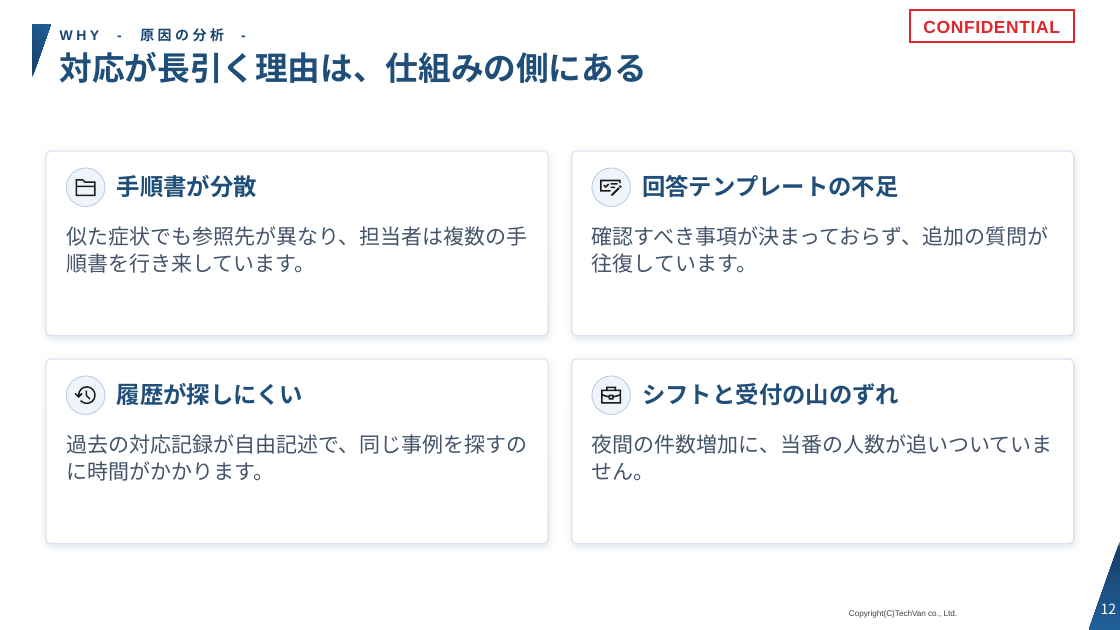
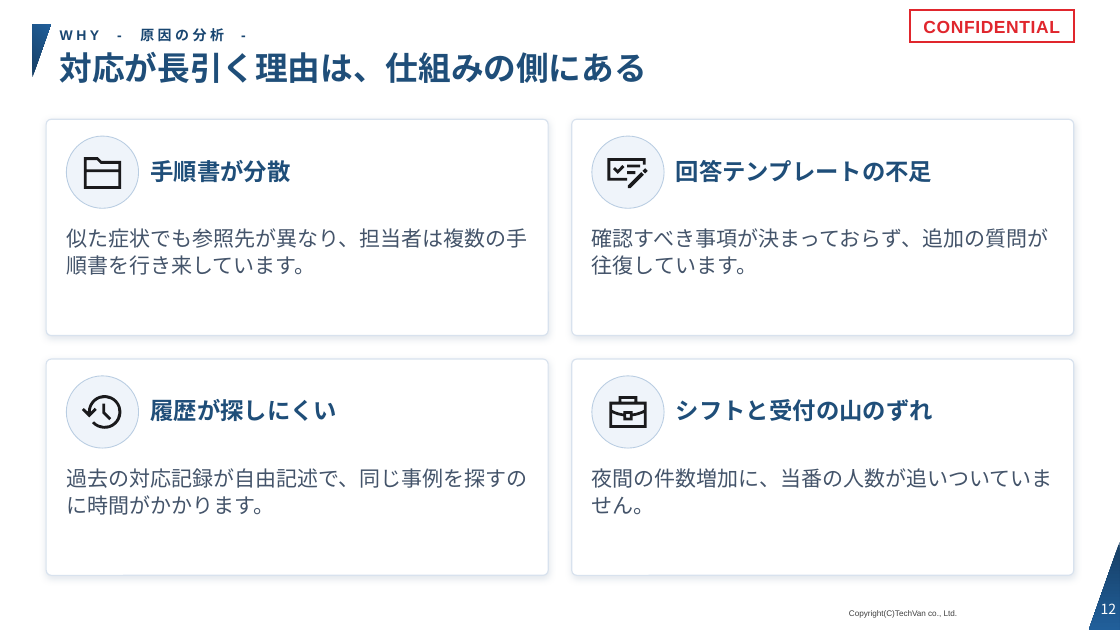
Before and after one commit to Kishi-Satoshi/slide-techvan-dist, a slide deck: slide 12 of plugins/slide-techvan/skills/slide-techvan/examples/catalog-techvan.pptx. Drawn at 1120x630 pixels with LibreOffice and Linux fonts; fonts in the diff are those of the drawing; background and template pictures are left out. Boxes give left, top, right and bottom in pixels: in the first picture for what was removed or moved away, otherwise in the second. Text is boxed around its words. In the diff, an @@ line names an element or a change of style, - is before the commit and + after.

```diff
--- a/plugins/slide-techvan/skills/slide-techvan/examples/catalog-techvan.pptx
+++ b/plugins/slide-techvan/skills/slide-techvan/examples/catalog-techvan.pptx
@@ rounded rectangle: place and size @@
-rounded rectangle at bbox=[46, 151, 549, 336]
+rounded rectangle at bbox=[46, 119, 549, 335]
@@ proportions changed in 4 elements at bbox=[46, 359, 549, 575], bbox=[572, 359, 1075, 575], bbox=[46, 119, 549, 335], bbox=[572, 119, 1075, 335] @@
@@ rounded rectangle: place and size @@
-rounded rectangle at bbox=[572, 151, 1075, 336]
+rounded rectangle at bbox=[572, 119, 1075, 335]
@@ ellipse: place and size @@
-ellipse at bbox=[66, 168, 105, 207]
+ellipse at bbox=[66, 136, 139, 208]
@@ text "手順書が分散": place and size @@
-text "手順書が分散" at bbox=[117, 175, 257, 197]
+text "手順書が分散" at bbox=[150, 160, 290, 182]
@@ ellipse: place and size @@
-ellipse at bbox=[592, 168, 631, 207]
+ellipse at bbox=[592, 136, 665, 208]
@@ text "回答テンプレートの不足": place and size @@
-text "回答テンプレートの不足" at bbox=[642, 175, 898, 197]
+text "回答テンプレートの不足" at bbox=[676, 160, 932, 182]
@@ freeform shape: place and size @@
-freeform shape at bbox=[74, 176, 98, 200]
+freeform shape at bbox=[80, 150, 124, 194]
@@ freeform shape: place and size @@
-freeform shape at bbox=[599, 176, 623, 200]
+freeform shape at bbox=[606, 150, 650, 194]
@@ rounded rectangle: place and size @@
-rounded rectangle at bbox=[46, 360, 549, 544]
+rounded rectangle at bbox=[46, 359, 549, 575]
@@ rounded rectangle: place and size @@
-rounded rectangle at bbox=[572, 360, 1075, 544]
+rounded rectangle at bbox=[572, 359, 1075, 575]
@@ ellipse: place and size @@
-ellipse at bbox=[66, 376, 105, 414]
+ellipse at bbox=[66, 376, 139, 448]
@@ text "履歴が探しにくい": place and size @@
-text "履歴が探しにくい" at bbox=[117, 383, 303, 405]
+text "履歴が探しにくい" at bbox=[150, 399, 336, 421]
@@ ellipse: place and size @@
-ellipse at bbox=[592, 376, 631, 414]
+ellipse at bbox=[592, 376, 665, 448]
@@ text "シフトと受付の山のずれ": place and size @@
-text "シフトと受付の山のずれ" at bbox=[642, 383, 899, 405]
+text "シフトと受付の山のずれ" at bbox=[676, 399, 933, 421]
@@ freeform shape: place and size @@
-freeform shape at bbox=[74, 383, 98, 408]
+freeform shape at bbox=[80, 390, 124, 434]
@@ freeform shape: place and size @@
-freeform shape at bbox=[599, 383, 623, 408]
+freeform shape at bbox=[606, 390, 650, 434]
@@ text "過去の対応記録が自由記述で、同じ事例を探すのに時間がかかります。": place and size @@
-text "過去の対応記録が自由記述で、同じ事例を探すのに時間がかかります。" at bbox=[66, 434, 527, 481]
+text "過去の対応記録が自由記述で、同じ事例を探すのに時間がかかります。" at bbox=[66, 468, 527, 515]
@@ text "夜間の件数増加に、当番の人数が追いついていません。": place and size @@
-text "夜間の件数増加に、当番の人数が追いついていません。" at bbox=[592, 434, 1053, 480]
+text "夜間の件数増加に、当番の人数が追いついていません。" at bbox=[592, 468, 1053, 514]
```
Also in this commit, not shown: 1 slide added, 12 other files.
